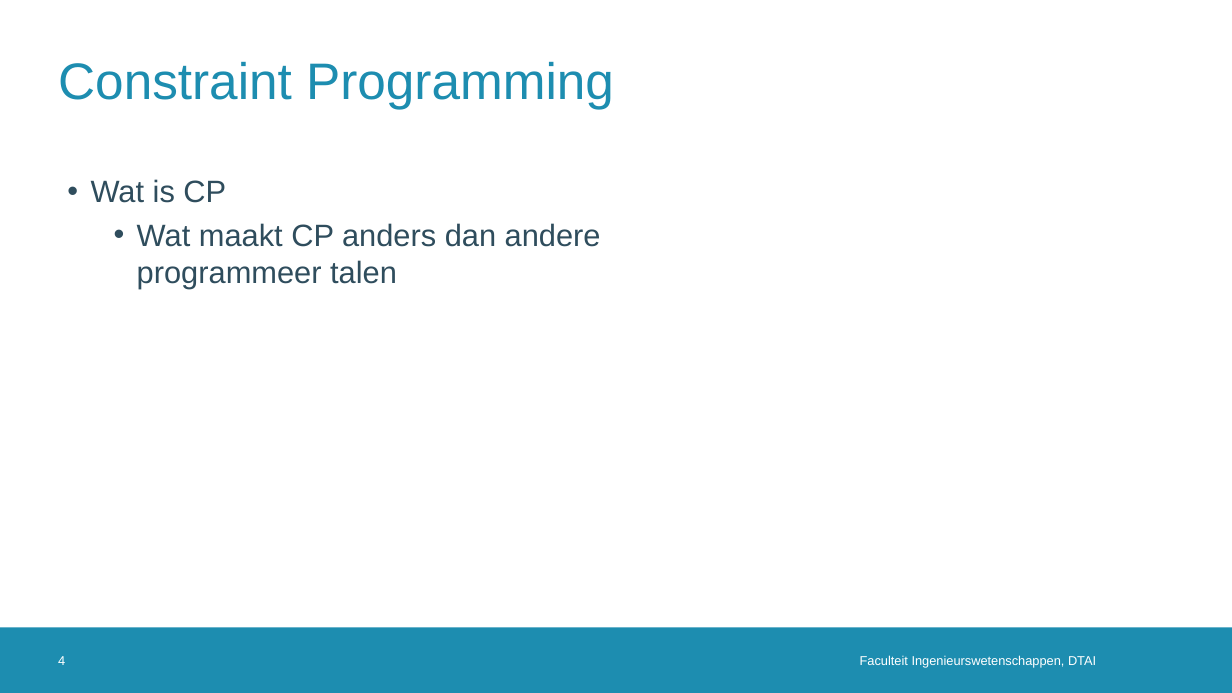
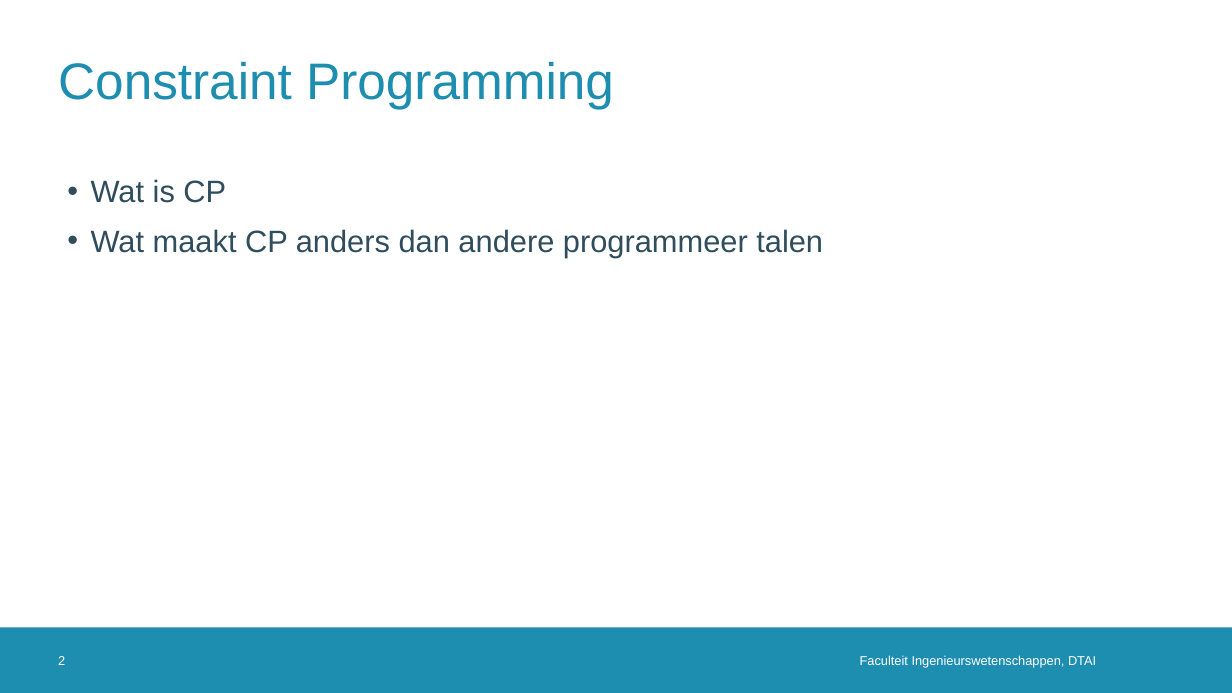
Before and after one commit to rubenkindt/Masterproef-paper-RubenKindt, a slide deck: slide 2 of Milestones/M3 december presentation/M3.pptx (slide 4 before the commit). Drawn at 1232x693 pixels with LibreOffice and Linux fonts; fonts in the diff are those of the drawing; background and template pictures are left out. Boxes give left, top, right and bottom in pixels: in the first picture for what was removed or moved away, otherwise in the second. Text is boxed around its words. In the diff, an @@ line names an element or a change of style, - is before the commit and + after.

```diff
--- a/Milestones/M3 december presentation/M3.pptx
+++ b/Milestones/M3 december presentation/M3.pptx
@@ text at (91,229,823,258): list level 2 to 1 in "Wat maakt CP anders dan ..." @@
@@ page number at (58,656,65,665): text changed @@
-4
+2
```
Also in this commit, not shown: 5 other slides changed, 1 other file.
